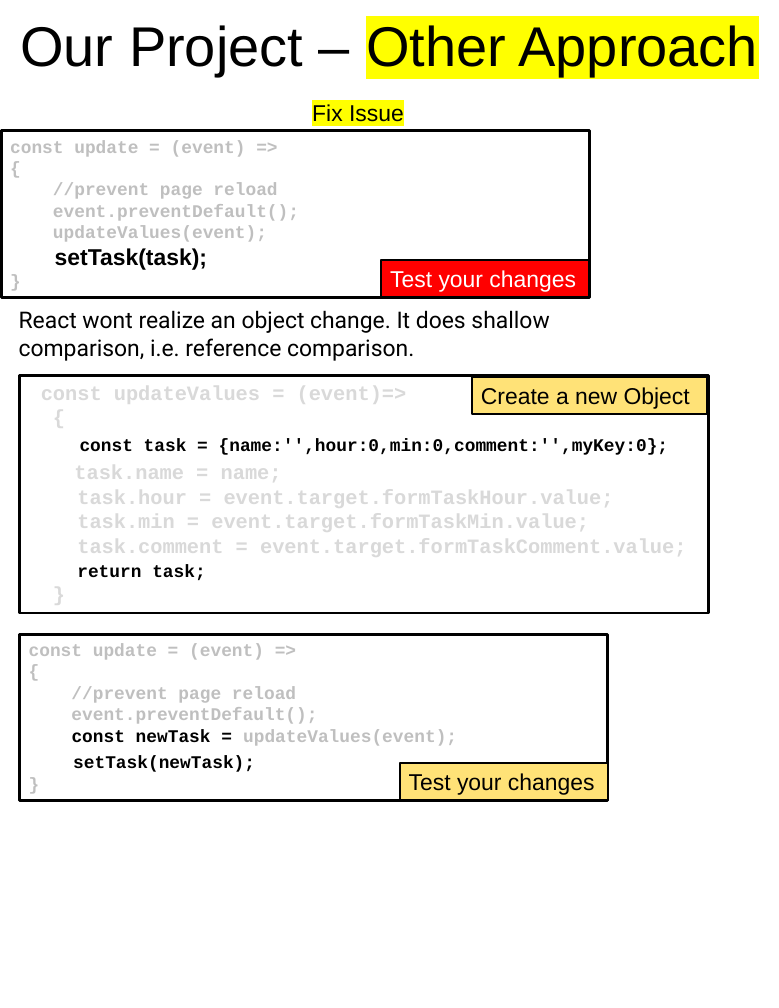
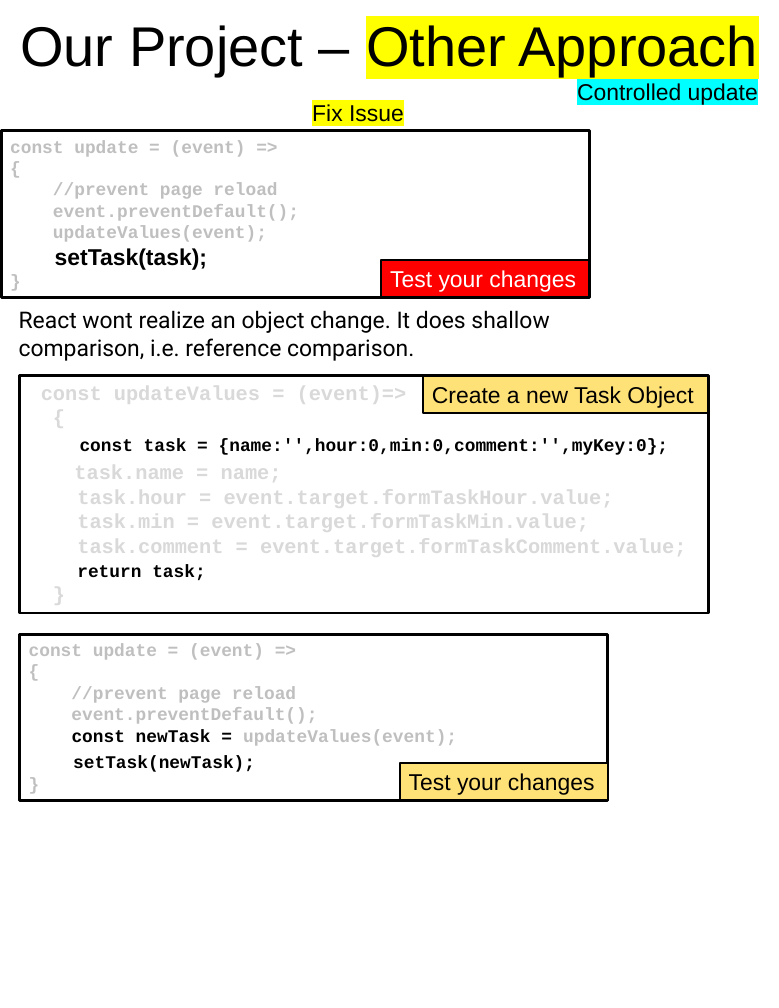
Before and after one commit to scorpion0511/mytracker, a slide deck: slide 51 of doc/React.pptx (slide 50 before the commit). Drawn at 779x1008 pixels with LibreOffice and Linux fonts; fonts in the diff are those of the drawing. Boxes give left, top, right and bottom in pixels: in the first picture for what was removed or moved away, otherwise in the second. Text is boxed around its words. In the diff, an @@ line names an element or a change of style, - is before the commit and + after.

```diff
--- a/doc/React.pptx
+++ b/doc/React.pptx
@@ text added at (577, 83, 758, 105), 18 pt, text #000000 @@
+Controlled update
@@ rectangle "Create a new Task Object": place and size @@
-rectangle "Create a new Task Object" at (472, 377, 707, 413)
+rectangle "Create a new Task Object" at (422, 376, 708, 412)
@@ text in rectangle at (432, 386, 693, 408): text changed @@
-Create a new Object
+Create a new Task Object
```
Also in this commit, not shown: 10 other slides changed, 1 slide added.
